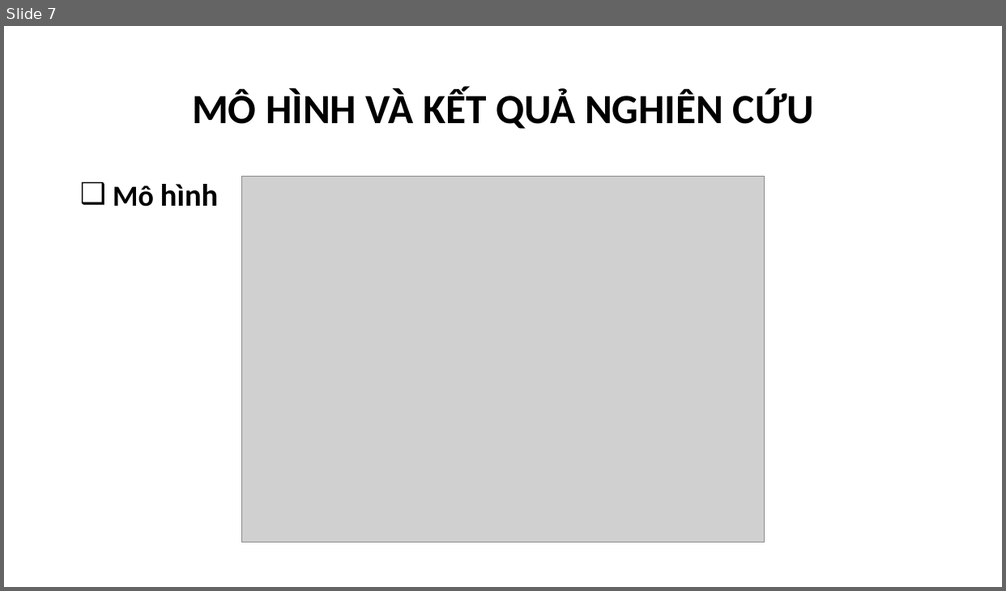
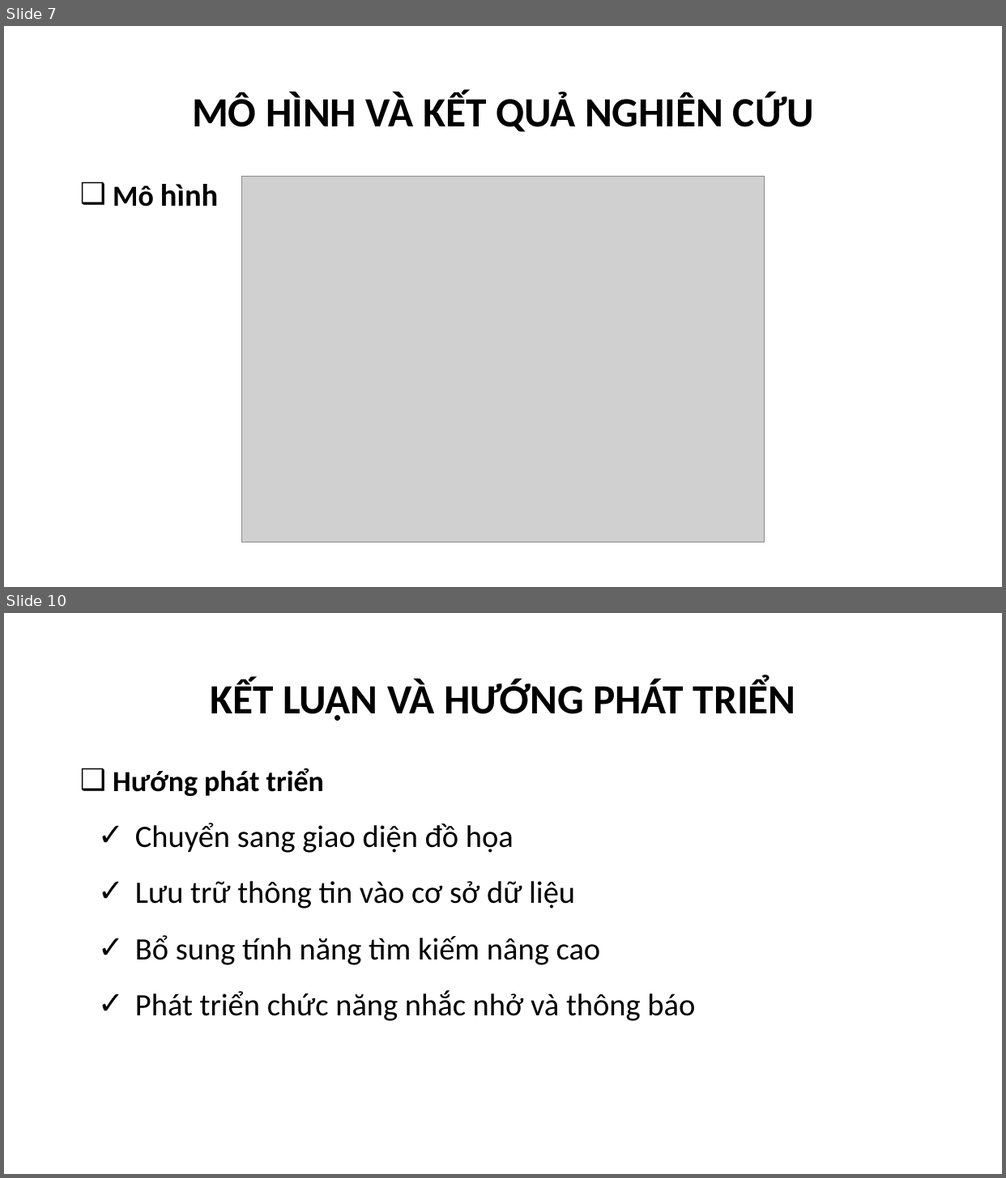
Before and after one commit to phamthevinhtv/csn-da22ttc-phamthevinh-vattunongnghiep, a slide deck: thesis/abs/CSN-PhamTheVinh-110122208-DA22TTC.pptx. Shown one above the other, each under a label of ours: slide 7 before the commit, slides 7 and 10 after it; the slides between them are not shown. The pictures are 1006x591 and 1006x1178 pixels, drawn with LibreOffice and Linux fonts; fonts in the diff are those of the drawing; grey boxes stand for pictures; background and template pictures are left out. Boxes give left, top, right and bottom in pixels: in the first picture for what was removed or moved away, otherwise in the second. Text is boxed around its words. In the diff, an @@ line names an element or a change of style, - is before the commit and + after.

```diff
--- a/thesis/abs/CSN-PhamTheVinh-110122208-DA22TTC.pptx
+++ b/thesis/abs/CSN-PhamTheVinh-110122208-DA22TTC.pptx
@@ slide 10 added at bbox=[4, 613, 1002, 1174], background picture (left out) @@
@@ title added at bbox=[210, 679, 796, 721], 40 pt, text #000000, bold @@
+KẾT LUẬN VÀ HƯỚNG PHÁT TRIỂN
@@ text added at bbox=[113, 769, 695, 1021], 30 pt, text #000000 @@
+❑ Hướng phát triển
+✓ Chuyển sang giao diện đồ họa
+✓ Lưu trữ thông tin vào cơ sở dữ liệu
+✓ Bổ sung tính năng tìm kiếm nâng cao
+✓ Phát triển chức năng nhắc nhở và thông báo
@@ slide 7 changed as well @@
@@ title "MÔ HÌNH VÀ KẾT QUẢ ..." at bbox=[192, 92, 814, 132]: line spacing 0.9 to 1 @@
```
Also in this commit, not shown: 7 other slides changed, 2 other slides added, 1 other file.
